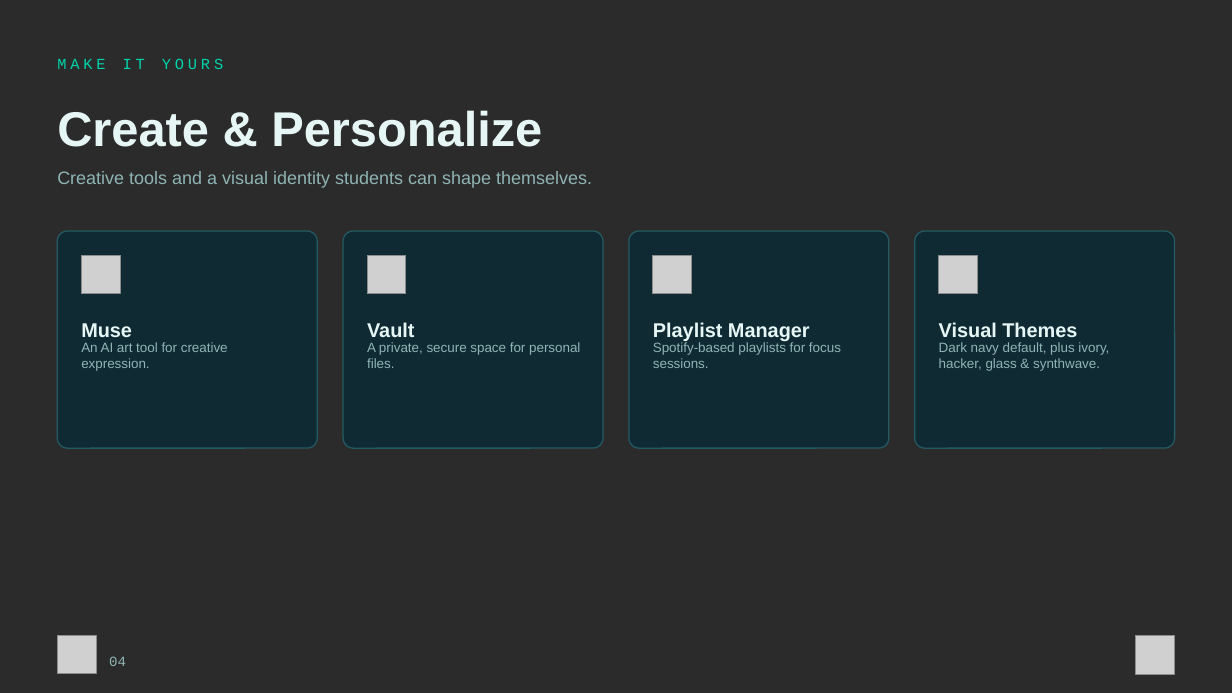
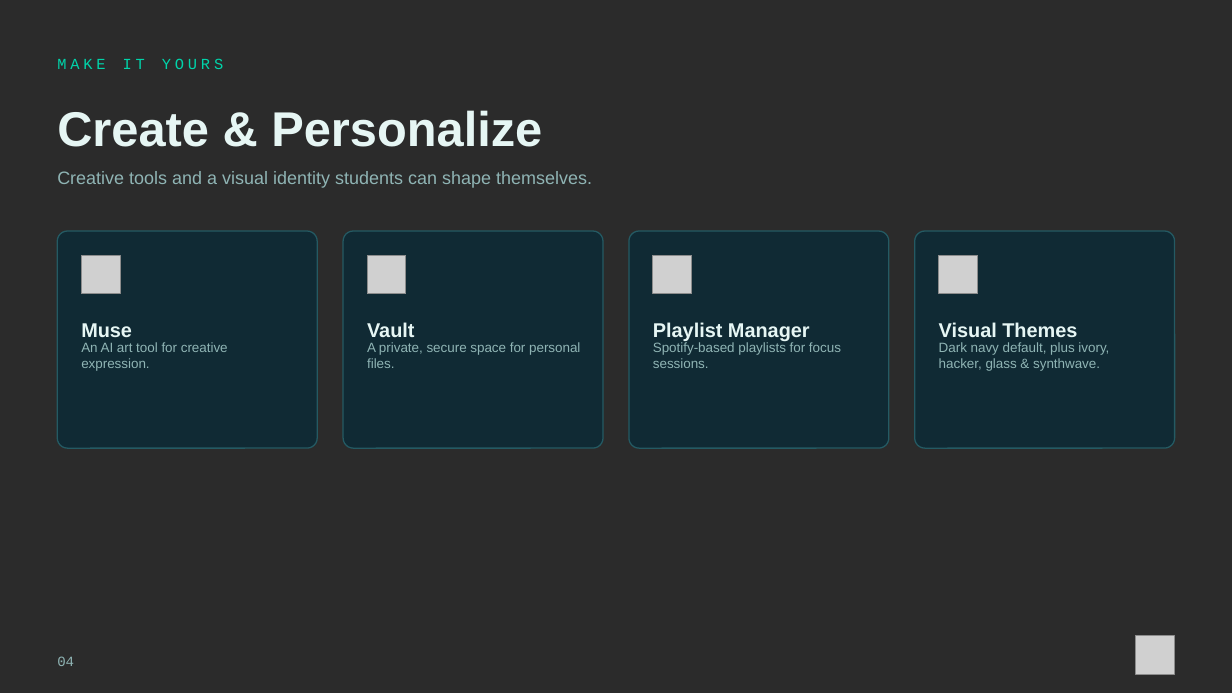
Before and after one commit to keshavandkarthik-cell/tech-expo, a slide deck: slide 4 of Veda-Expo-Deck.pptx. Drawn at 1232x693 pixels with LibreOffice and Linux fonts; fonts in the diff are those of the drawing; grey boxes stand for pictures; background and template pictures are left out; a plain dark background stands for a picture behind light text. Boxes give left, top, right and bottom in pixels: in the first picture for what was removed or moved away, otherwise in the second. Text is boxed around its words. In the diff, an @@ line names an element or a change of style, - is before the commit and + after.

Commit message:
Keep MAZ InnoVision badge on the title slide only
Matches the school crest's placement — pulled it off the 6 content
slides and restored their page-number position, so the deck's footer
stays uncluttered outside the title slide.

```diff
--- a/Veda-Expo-Deck.pptx
+++ b/Veda-Expo-Deck.pptx
@@ text "04": place and size @@
-text "04" at box(109, 656, 126, 666)
+text "04" at box(57, 656, 74, 666)
@@ picture removed at box(57, 636, 96, 674) @@
```
Also in this commit, not shown: 5 other slides changed.
